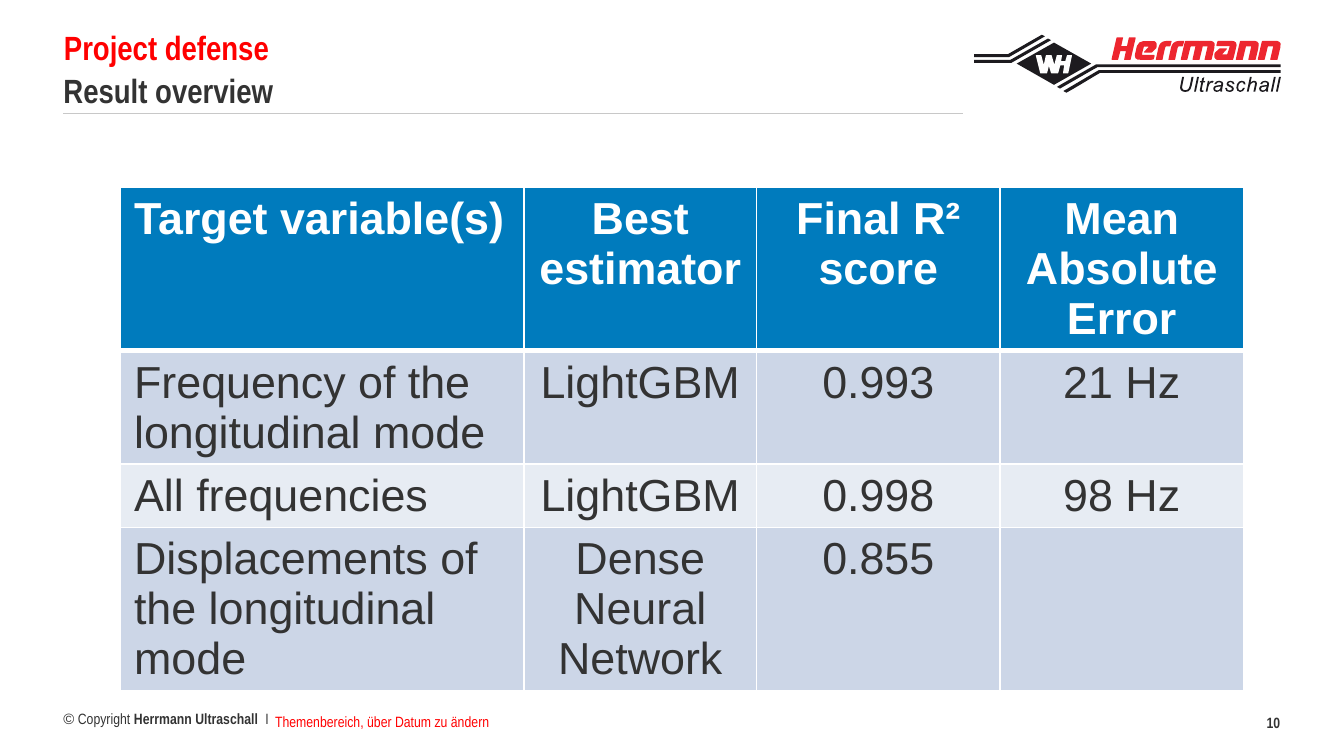
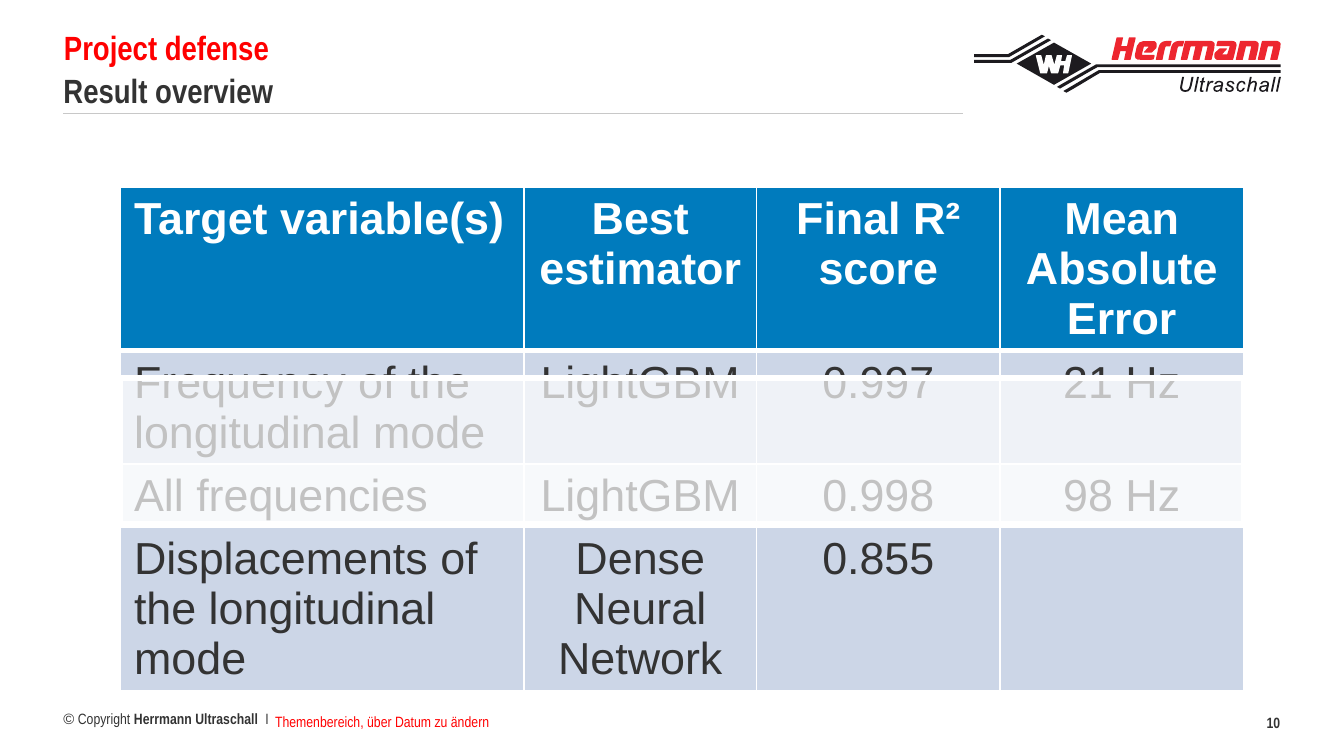
Before and after one commit to francoisbrouet/sep24_cds_int_us-welding, a slide deck: slide 10 of defense/Project defense Francois Brouet.pptx. Drawn at 1344x756 pixels with LibreOffice and Linux fonts; fonts in the diff are those of the drawing; background and template pictures are left out. Boxes give left, top, right and bottom in pixels: in the first picture for what was removed or moved away, otherwise in the second. Text is boxed around its words. In the diff, an @@ line names an element or a change of style, - is before the commit and + after.

```diff
--- a/defense/Project defense Francois Brouet.pptx
+++ b/defense/Project defense Francois Brouet.pptx
@@ table at [121, 188, 1243, 679] @@
-row 2, column 3: 0.993
+row 2, column 3: 0.997
@@ rectangle added at [121, 378, 1243, 524], fill #FFFFFF at 70% opacity, outline #FFFFFF 3 pt @@
```
Also in this commit, not shown: 1 other file.
